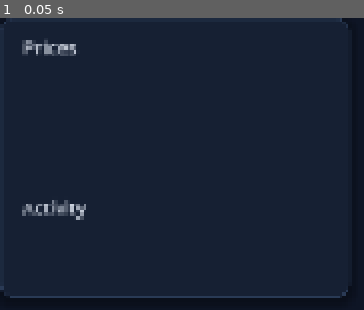
Above: before the commit, frame 1.
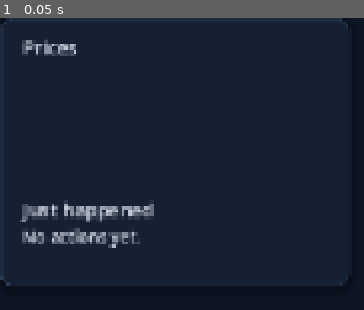
Above: after the commit, the same moment.

Repository: gutiefive/market-dominion
Game: Godot game, scene res://scenes/components/price_panel.tscn
Same seed, same stepped clock (60 frames per second), same inputs: the game is played once before the commit and once after it. This scene is started directly instead of the project's main scene.
Inputs:
- Up to frame 1 (0.05 s): no input

The runs differ from the first frame. In frame 1, 3.3% of the frame differs, in the area x 0-96%, y 62-96%.

Commit message:
Show the last actions, flash price and cash changes, and rank the table when the match ends.
Co-authored-by: gutiefive <gutiefive@gmail.com>

Diff:
--- a/client/project.godot
+++ b/client/project.godot
@@ -8,7 +8,7 @@
 
 config/name="Market Dominion"
 config/description="Fictional district-and-market strategy game. No real-money trading."
-config/version="0.18.0"
+config/version="0.19.0"
 run/main_scene="res://scenes/main.tscn"
 config/features=PackedStringArray("4.7", "GL Compatibility")
 config/icon="res://icon.svg"
--- /dev/null
+++ b/client/scenes/components/action_feed.tscn
@@ -0,0 +1,53 @@
+[gd_scene load_steps=2 format=3]
+
+[ext_resource type="Script" path="res://scripts/ui/action_feed.gd" id="1_feed"]
+
+[node name="ActionFeed" type="VBoxContainer"]
+theme_override_constants/separation = 2
+script = ExtResource("1_feed")
+
+[node name="Heading" type="Label" parent="."]
+layout_mode = 2
+theme_override_font_sizes/font_size = 15
+text = "Just happened"
+
+[node name="Line1" type="Label" parent="."]
+unique_name_in_owner = true
+layout_mode = 2
+theme_override_font_sizes/font_size = 13
+text = "No actions yet."
+clip_text = true
+text_overrun_behavior = 3
+
+[node name="Line2" type="Label" parent="."]
+unique_name_in_owner = true
+visible = false
+layout_mode = 2
+theme_override_font_sizes/font_size = 13
+clip_text = true
+text_overrun_behavior = 3
+
+[node name="Line3" type="Label" parent="."]
+unique_name_in_owner = true
+visible = false
+layout_mode = 2
+theme_override_font_sizes/font_size = 13
+clip_text = true
+text_overrun_behavior = 3
+
+[node name="Line4" type="Label" parent="."]
+unique_name_in_owner = true
+visible = false
+layout_mode = 2
+theme_override_font_sizes/font_size = 13
+clip_text = true
+text_overrun_behavior = 3
+
+[node name="Footer" type="Label" parent="."]
+unique_name_in_owner = true
+layout_mode = 2
+theme_type_variation = &"MutedLabel"
+theme_override_font_sizes/font_size = 12
+text = ""
+clip_text = true
+text_overrun_behavior = 3
--- a/client/scenes/components/price_panel.tscn
+++ b/client/scenes/components/price_panel.tscn
@@ -1,7 +1,8 @@
-[gd_scene load_steps=3 format=3]
+[gd_scene load_steps=4 format=3]
 
 [ext_resource type="Script" path="res://scripts/ui/price_panel.gd" id="1_panel"]
 [ext_resource type="Script" path="res://scripts/ui/market_watch.gd" id="2_watch"]
+[ext_resource type="PackedScene" path="res://scenes/components/action_feed.tscn" id="3_feed"]
 
 [node name="PricePanel" type="PanelContainer"]
 custom_minimum_size = Vector2(280, 0)
@@ -38,17 +39,7 @@
 theme_override_constants/separation = 6
 script = ExtResource("2_watch")
 
-[node name="ActivityHeading" type="Label" parent="Margin/Column"]
-layout_mode = 2
-theme_override_font_sizes/font_size = 14
-text = "Activity"
-
-[node name="Activity" type="RichTextLabel" parent="Margin/Column"]
+[node name="Feed" parent="Margin/Column" instance=ExtResource("3_feed")]
 unique_name_in_owner = true
-custom_minimum_size = Vector2(0, 44)
 layout_mode = 2
 size_flags_vertical = 0
-bbcode_enabled = true
-fit_content = false
-scroll_active = true
-theme_override_font_sizes/normal_font_size = 13
--- /dev/null
+++ b/client/scenes/components/standings_panel.tscn
@@ -0,0 +1,84 @@
+[gd_scene load_steps=2 format=3]
+
+[ext_resource type="Script" path="res://scripts/ui/standings_panel.gd" id="1_panel"]
+
+[node name="Standings" type="Control"]
+layout_mode = 3
+anchors_preset = 15
+anchor_right = 1.0
+anchor_bottom = 1.0
+grow_horizontal = 2
+grow_vertical = 2
+mouse_filter = 0
+script = ExtResource("1_panel")
+
+[node name="Dim" type="ColorRect" parent="."]
+layout_mode = 1
+anchors_preset = 15
+anchor_right = 1.0
+anchor_bottom = 1.0
+grow_horizontal = 2
+grow_vertical = 2
+mouse_filter = 0
+color = Color(0.04, 0.06, 0.1, 0.72)
+
+[node name="Center" type="CenterContainer" parent="."]
+layout_mode = 1
+anchors_preset = 15
+anchor_right = 1.0
+anchor_bottom = 1.0
+grow_horizontal = 2
+grow_vertical = 2
+mouse_filter = 2
+
+[node name="Card" type="PanelContainer" parent="Center"]
+custom_minimum_size = Vector2(560, 0)
+layout_mode = 2
+theme_type_variation = &"TableCard"
+
+[node name="Margin" type="MarginContainer" parent="Center/Card"]
+layout_mode = 2
+theme_override_constants/margin_left = 16
+theme_override_constants/margin_top = 14
+theme_override_constants/margin_right = 16
+theme_override_constants/margin_bottom = 14
+
+[node name="Body" type="VBoxContainer" parent="Center/Card/Margin"]
+layout_mode = 2
+theme_override_constants/separation = 10
+
+[node name="Title" type="Label" parent="Center/Card/Margin/Body"]
+layout_mode = 2
+theme_override_font_sizes/font_size = 22
+text = "Standings"
+
+[node name="Winner" type="Label" parent="Center/Card/Margin/Body"]
+unique_name_in_owner = true
+layout_mode = 2
+theme_override_colors/font_color = Color(0.176471, 0.831373, 0.74902, 1)
+theme_override_font_sizes/font_size = 16
+text = "The match is over."
+autowrap_mode = 2
+
+[node name="List" type="VBoxContainer" parent="Center/Card/Margin/Body"]
+unique_name_in_owner = true
+layout_mode = 2
+theme_override_constants/separation = 8
+
+[node name="Actions" type="HBoxContainer" parent="Center/Card/Margin/Body"]
+layout_mode = 2
+theme_override_constants/separation = 8
+
+[node name="Again" type="Button" parent="Center/Card/Margin/Body/Actions"]
+unique_name_in_owner = true
+layout_mode = 2
+size_flags_horizontal = 3
+theme_type_variation = &"PrimaryButton"
+text = "Play again"
+
+[node name="Lobby" type="Button" parent="Center/Card/Margin/Body/Actions"]
+unique_name_in_owner = true
+layout_mode = 2
+size_flags_horizontal = 3
+theme_type_variation = &"GhostButton"
+text = "Back to lobby"
--- /dev/null
+++ b/client/scripts/ui/action_feed.gd
@@ -0,0 +1,125 @@
+extends VBoxContainer
+class_name ActionFeed
+
+## Last few table events, newest first. The match log is not rewritten.
+
+var _slots: Array[Label] = []
+var _footer: Label
+
+
+func _ready() -> void:
+	_bind()
+
+
+func _bind() -> void:
+	if not _slots.is_empty():
+		return
+	for index in range(1, 5):
+		_slots.append(get_node("%Line" + str(index)) as Label)
+	_footer = get_node("%Footer") as Label
+
+
+func show_events(events: PackedStringArray, footer: String) -> void:
+	_bind()
+	var shown := PackedStringArray()
+	if events.is_empty():
+		shown.append("No actions yet.")
+	else:
+		var count := mini(4, events.size())
+		for index in count:
+			shown.append(events[index])
+	for index in _slots.size():
+		var label := _slots[index]
+		if index < shown.size():
+			label.visible = true
+			label.text = shown[index]
+			var color := Color("fbbf24") if index == 0 and not events.is_empty() else Color("93a0b8")
+			label.add_theme_color_override("font_color", color)
+		else:
+			label.visible = false
+			label.text = ""
+	_footer.text = footer
+
+
+static func shorten(line: String) -> String:
+	var text := line.strip_edges()
+	if text.begins_with("Round event:"):
+		var body := text.trim_prefix("Round event:").strip_edges()
+		var dot := body.find(". ")
+		if dot >= 0:
+			body = body.substr(dot + 2)
+		body = body.replace(". BYTE is $", " · BYTE $")
+		body = body.trim_suffix(".")
+		return "Round resolved: %s" % body
+	if text.ends_with(" passed a market action."):
+		return "%s passed the market" % _actor(text)
+	if " bought 1 BYTE for $" in text:
+		return "%s bought 1 BYTE @ $%s" % [_actor(text), _money(text)]
+	if " sold 1 BYTE for $" in text:
+		return "%s sold 1 BYTE @ $%s" % [_actor(text), _money(text)]
+	if " bought 1 " in text and " share for $" in text:
+		return "%s bought 1 %s @ $%s" % [_actor(text), _mark(_between(text, " bought 1 ", " share for $")), _money(text)]
+	if " sold 1 " in text and " share for $" in text:
+		return "%s sold 1 %s @ $%s" % [_actor(text), _mark(_between(text, " sold 1 ", " share for $")), _money(text)]
+	if " drew from the bag." in text:
+		return "%s drew a tile" % _actor(text)
+	if " drew nothing." in text:
+		return "%s drew nothing" % _actor(text)
+	if " has no tile to place." in text:
+		return "%s skipped placement" % _actor(text)
+	if " wins with $" in text:
+		return "%s wins · $%s" % [_actor(text), _money(text)]
+	if " founded " in text:
+		return "%s founded %s" % [_actor(text), _mark(_between(text, " founded ", " on "))]
+	if " and grew " in text:
+		var grown := _mark(_between(text, " and grew ", " to size "))
+		var size := _between(text, " to size ", ".")
+		var price := _money(text) if "Share price is $" in text else ""
+		if price == "":
+			return "%s grew %s to size %s" % [_actor(text), grown, size]
+		return "%s grew %s to size %s · $%s" % [_actor(text), grown, size, price]
+	if " placed " in text:
+		return "%s placed %s" % [_actor(text), _between(text, " placed ", ".")]
+	if text.begins_with("Final round"):
+		return "Final round"
+	return text.trim_suffix(".")
+
+
+static func _actor(text: String) -> String:
+	var space := text.find(" ")
+	if space < 0:
+		return text
+	return text.substr(0, space)
+
+
+static func _between(text: String, start: String, end: String) -> String:
+	var from := text.find(start)
+	if from < 0:
+		return ""
+	from += start.length()
+	var to := text.find(end, from)
+	if to < 0:
+		return text.substr(from).trim_suffix(".")
+	return text.substr(from, to - from)
+
+
+static func _money(text: String) -> String:
+	var mark := text.rfind("$")
+	if mark < 0:
+		return ""
+	var tail := text.substr(mark + 1)
+	var digits := ""
+	for index in tail.length():
+		var ch := tail.substr(index, 1)
+		if ch < "0" or ch > "9":
+			break
+		digits += ch
+	return digits
+
+
+static func _mark(company_name: String) -> String:
+	var cleaned := company_name.strip_edges()
+	for corp_id in BoardGrid.NAMES.keys():
+		if str(BoardGrid.NAMES[corp_id]) == cleaned:
+			return str(BoardGrid.MARKS[corp_id])
+	return cleaned
--- a/client/scripts/ui/market_watch.gd
+++ b/client/scripts/ui/market_watch.gd
@@ -2,6 +2,8 @@
 class_name MarketWatch
 
 ## Right-hand watchlist. Price, sentiment, size, and bank shares are text, not color alone.
+
+var _cards: Dictionary = {}
 
 const _ACCENTS := {
 	"BYTE": Color("7dd3fc"),
@@ -18,6 +20,7 @@
 
 
 func show_rows(rows: Array) -> void:
+	_cards.clear()
 	for child in get_children():
 		child.queue_free()
 	if rows.is_empty():
@@ -51,6 +54,29 @@
 			str(info["sentiment"]), int(info["size"]), int(info["bank"]), int(info["yours"])
 		], Palette.MUTED, 12))
 	add_child(panel)
+	if mark != "":
+		_cards[mark] = panel
+
+
+func flash(mark: String) -> void:
+	var panel: PanelContainer = _cards.get(mark)
+	if panel == null or Palette.reduced_motion:
+		return
+	var base := panel.get_theme_stylebox("panel")
+	var saved: StyleBox = base.duplicate() if base != null else null
+	if saved is StyleBoxFlat:
+		var hot := (saved as StyleBoxFlat).duplicate() as StyleBoxFlat
+		hot.bg_color = Color("3a2a12")
+		hot.border_color = Color("fbbf24")
+		panel.add_theme_stylebox_override("panel", hot)
+	panel.modulate = Color(1.35, 1.22, 0.7)
+	var tween := panel.create_tween()
+	tween.tween_interval(0.32)
+	tween.tween_property(panel, "modulate", Color.WHITE, 0.4)
+	tween.tween_callback(func() -> void:
+		if is_instance_valid(panel) and saved != null:
+			panel.add_theme_stylebox_override("panel", saved)
+	)
 
 
 func _card_style(accent: Color, active: bool) -> StyleBoxFlat:
--- a/client/scripts/ui/match_screen.gd
+++ b/client/scripts/ui/match_screen.gd
@@ -38,7 +38,13 @@
 var _error: Label
 var _online: OnlineTable
 var _side: PanelContainer
-var _side_text: RichTextLabel
+var _feed: ActionFeed
+var _standings: StandingsPanel
+var _seen_ready := false
+var _seen_cash: Dictionary = {}
+var _seen_book: Dictionary = {}
+var _seen_price: Dictionary = {}
+var _seen_log := 0
 var _scroll: ScrollContainer
 var _merger_layer: Control
 var _merger_copy: Label
@@ -137,6 +143,11 @@
 	add_child(_error_layer)
 	_rules = RulesPanel.new()
 	add_child(_rules)
+	_standings = preload("res://scenes/components/standings_panel.tscn").instantiate() as StandingsPanel
+	_standings.visible = false
+	add_child(_standings)
+	_standings.play_again_pressed.connect(_on_deal_pressed)
+	_standings.lobby_pressed.connect(_show_setup)
 
 	var root := VBoxContainer.new()
 	root.add_theme_constant_override("separation", 6)
@@ -346,8 +357,7 @@
 	prices.grab()
 	_side = prices
 	_watch = prices.watch
-	_side_text = prices.activity
-	Palette.remember(_side_text, 13)
+	_feed = prices.feed
 	return panel
 
 
@@ -472,6 +482,9 @@
 	_computer_note = ""
 	_status.text = "No table open. The deal stays on this device."
 	_status.visible = true
+	_seen_ready = false
+	if _standings != null:
+		_standings.visible = false
 	_sync_dock()
 	if _merger_layer != null:
 		_merger_layer.visible = false
@@ -565,6 +578,9 @@
 func _begin_match(table: OfflineMatch) -> void:
 	_match = table
 	_selected = ""
+	_seen_ready = false
+	if _standings != null:
+		_standings.visible = false
 	_setup.visible = false
 	_play.visible = false
 	_order.visible = true
@@ -747,7 +763,9 @@
 		_status.text = "Final round. " + _status.text
 	_fill_chrome(player)
 	_fill_watch(player)
-	_side_text.text = _activity_bbcode()
+	_show_feed()
+	_sync_change_feedback()
+	_show_standings()
 	_refresh_event()
 	_refresh_score()
 	_sync_merger_modal()
@@ -842,7 +860,7 @@
 	for child in _hand_row.get_children():
 		child.queue_free()
 	if _match.phase == "completed":
-		_hand_row.add_child(_label("The match is over. The ledger above is the final score.", 14, MUTED))
+		_hand_row.add_child(_label("The match is over. Standings show cash, portfolio, and net.", 14, MUTED))
 		return
 	if _viewing_bot():
 		_hand_row.add_child(_label("%s is a computer (%s). %d tiles stay hidden. This seat does not use the device." % [str(_match.active_player()["display_name"]), BotPolicy.difficulty_label(), hand.size()], 14, MUTED))
@@ -944,6 +962,116 @@
 func _pass_market() -> void:
 	if _match != null:
 		_apply(_match.pass_market())
+
+
+func _show_feed() -> void:
+	if _feed == null or _match == null:
+		return
+	var events := PackedStringArray()
+	var start := maxi(0, _match.log.size() - 4)
+	for index in range(_match.log.size() - 1, start - 1, -1):
+		events.append(ActionFeed.shorten(str(_match.log[index])))
+	var round_note := "final" if _match.final_round else str(_match.round_number)
+	_feed.show_events(events, "Round %s · bag %d · seed %d" % [round_note, _match.bag.size(), _match.seed])
+
+
+func _sync_change_feedback() -> void:
+	if _match == null:
+		return
+	var prices := _price_snapshot()
+	var round_hit := false
+	if _seen_ready:
+		for index in range(_seen_log, _match.log.size()):
+			var line := str(_match.log[index])
+			if line.begins_with("Round event:"):
+				round_hit = true
+			for mark in _marks_in_line(line):
+				if _watch != null:
+					_watch.flash(mark)
+		for player in _match.players:
+			var seat_id := str(player["id"])
+			var cash := int(player["cash"])
+			var book := _book_line(player)
+			var changed := int(_seen_cash.get(seat_id, cash)) != cash or str(_seen_book.get(seat_id, book)) != book
+			if (changed or round_hit) and _seats != null:
+				_seats.pulse(str(player["display_name"]))
+		for mark in prices.keys():
+			var before := int(_seen_price[mark]) if _seen_price.has(mark) else -1
+			if before != int(prices[mark]) and _watch != null:
+				_watch.flash(mark)
+	_seen_cash.clear()
+	_seen_book.clear()
+	_seen_price = prices
+	for player in _match.players:
+		var seat_id := str(player["id"])
+		_seen_cash[seat_id] = int(player["cash"])
+		_seen_book[seat_id] = _book_line(player)
+	_seen_log = _match.log.size()
+	_seen_ready = true
+
+
+func _price_snapshot() -> Dictionary:
+	var prices := {"BYTE": _match.byte_price}
+	for corp in _match.corporations:
+		prices[str(BoardGrid.MARKS.get(corp["id"], ""))] = int(corp["share_price"])
+	return prices
+
+
+func _marks_in_line(line: String) -> PackedStringArray:
+	var marks := PackedStringArray()
+	var trade := " bought " in line or " sold " in line or " grew " in line or " founded " in line
+	if not trade:
+		return marks
+	if " BYTE " in line:
+		marks.append("BYTE")
+	for corp_id in BoardGrid.NAMES.keys():
+		if str(BoardGrid.NAMES[corp_id]) in line:
+			marks.append(str(BoardGrid.MARKS[corp_id]))
+	return marks
+
+
+func _show_standings() -> void:
+	if _standings == null or _match == null:
+		return
+	var open := _match.phase == "completed" and not _match.ranking.is_empty()
+	_standings.visible = open
+	if not open:
+		return
+	var rows: Array = []
+	var rank := 1
+	for player_id in _match.ranking:
+		var row := _ledger_row(str(player_id))
+		if row.is_empty():
+			continue
+		var book_bits: PackedStringArray = []
+		for holding in row["holdings"]:
+			book_bits.append("%s %d × $%d" % [str(holding["name"]), int(holding["count"]), int(holding["price"])])
+		if int(row["byte_count"]) > 0:
+			book_bits.append("BYTE %d × $%d" % [int(row["byte_count"]), _match.byte_price])
+		rows.append({
+			"rank": rank,
+			"name": str(row["display_name"]),
+			"role": _standing_role(str(row["id"])),
+			"cash": int(row["cash"]),
+			"portfolio": int(row["share_value"]) + int(row["byte_value"]),
+			"net": int(row["net_worth"]),
+			"book": " · ".join(book_bits),
+		})
+		rank += 1
+	_standings.present(_winner_line(), rows)
+	_standings.move_to_front()
+
+
+func _standing_role(player_id: String) -> String:
+	for player in _match.players:
+		if str(player["id"]) != player_id:
+			continue
+		if bool(player.get("bot", false)):
+			return "computer · %s" % BotPolicy.difficulty_label()
+		if _solo():
+			return "you"
+		return "player"
+	return "player"
 
 
 func _activity_bbcode() -> String:
@@ -1290,8 +1418,8 @@
 func _refresh_score() -> void:
 	for child in _score_box.get_children():
 		child.queue_free()
-	_score_card.visible = _match.phase == "completed" and not _match.ranking.is_empty()
-	if not _score_card.visible:
+	_score_card.visible = false
+	if _match.phase != "completed" or _match.ranking.is_empty():
 		return
 	_score_box.add_child(_label("Final ledger", 20, TEXT))
 	var place_number := 1
@@ -1846,6 +1974,36 @@
 	_refresh()
 
 
+func _shot_trade() -> void:
+	_shot_pull("A1")
+	_match.place("A1")
+	_shot_pass_market()
+	_shot_pull("E9")
+	_match.place("E9")
+	_shot_pass_market()
+	_shot_pull("A2")
+	_match.place("A2")
+	_match.choose_founder("nova_ai")
+	_concealed = false
+	_refresh()
+	if _event_layer != null and _event_layer.visible:
+		_dismiss_event()
+	_apply(_match.buy_share("nova_ai"))
+
+
+func _shot_resolve() -> void:
+	_shot_pull("A1")
+	_match.place("A1")
+	_shot_pass_market()
+	_shot_pull("E9")
+	_match.place("E9")
+	_shot_pass_market()
+	_concealed = false
+	_refresh()
+	if _event_layer != null:
+		_event_layer.visible = false
+
+
 func _shot_score() -> void:
 	_match.players[0]["cash"] = 9000
 	for player in _match.players:
@@ -1858,12 +2016,9 @@
 		var cell := str(_match.bag[0])
 		_match.bag.remove_at(0)
 		_match.occupied[cell] = true
-	_match.pass_turn()
-	_pass_market()
-	_pass_market()
-	_match.pass_turn()
-	_pass_market()
-	_pass_market()
+	for _seat in _match.players.size():
+		_match.pass_turn()
+		_shot_pass_market()
 	_concealed = false
 	_refresh()
 
@@ -1887,8 +2042,8 @@
 		_seat_checks[2].button_pressed = true
 		_sync_seat_mode()
 		_show_setup()
-	elif phase == "bots" or phase == "preview":
-		BotPolicy.set_difficulty("normal")
+	elif phase == "bots" or phase == "preview" or phase == "standings":
+		BotPolicy.set_difficulty("hard" if phase == "standings" else "normal")
 		var created = OfflineMatch.create(7710, ["Rowan", "Ada", "Bo"], ["Ada", "Bo"])
 		if created == null:
 			push_error("screenshot deal failed")
@@ -1922,8 +2077,12 @@
 		_shot_founder()
 	elif phase == "event":
 		_shot_event()
-	elif phase == "score":
+	elif phase == "score" or phase == "standings":
 		_shot_score()
+	elif phase == "resolve":
+		_shot_resolve()
+	elif phase == "trade":
+		_shot_trade()
 	elif phase == "rules":
 		_rules.show_panel()
 	elif phase == "confirm":
--- a/client/scripts/ui/opponent_chip.gd
+++ b/client/scripts/ui/opponent_chip.gd
@@ -7,6 +7,7 @@
 var cash_label: Label
 var meta_label: Label
 var book_label: Label
+var seat_name := ""
 
 
 func show_seat(seat_name: String, meta: String, cash: String, book: String, acting: bool, tone: String) -> void:
@@ -15,6 +16,7 @@
 		cash_label = get_node("%Cash") as Label
 		meta_label = get_node("%Meta") as Label
 		book_label = get_node("%Book") as Label
+	self.seat_name = seat_name
 	name_label.text = seat_name
 	cash_label.text = cash
 	meta_label.text = meta
@@ -28,6 +30,21 @@
 		remove_theme_stylebox_override("panel")
 		name_label.add_theme_color_override("font_color", Color("e8eef9"))
 	theme_type_variation = "TableCard"
+
+
+func pulse() -> void:
+	if Palette.reduced_motion or cash_label == null:
+		return
+	modulate = Color(1.4, 1.25, 0.75)
+	var tween := create_tween()
+	tween.tween_property(self, "modulate", Color.WHITE, 0.45)
+	cash_label.add_theme_color_override("font_color", Color("fbbf24"))
+	var cash_tween := create_tween()
+	cash_tween.tween_interval(0.45)
+	cash_tween.tween_callback(func() -> void:
+		if is_instance_valid(cash_label):
+			cash_label.add_theme_color_override("font_color", Color("2dd4bf"))
+	)
 
 
 func _accent(tone: String) -> Color:
--- a/client/scripts/ui/price_panel.gd
+++ b/client/scripts/ui/price_panel.gd
@@ -1,10 +1,10 @@
 extends PanelContainer
 class_name PricePanel
 
-## Share and BYTE prices, then the short activity log.
+## Share and BYTE prices, then the last few actions.
 
 var watch: MarketWatch
-var activity: RichTextLabel
+var feed: ActionFeed
 
 
 func _ready() -> void:
@@ -16,6 +16,6 @@
 	if watch != null:
 		return
 	watch = get_node("%Watch") as MarketWatch
-	activity = get_node("%Activity") as RichTextLabel
+	feed = get_node("%Feed") as ActionFeed
 	custom_minimum_size = Vector2(280, 0)
 	size_flags_vertical = Control.SIZE_EXPAND_FILL
--- a/client/scripts/ui/seat_bar.gd
+++ b/client/scripts/ui/seat_bar.gd
@@ -28,6 +28,15 @@
 	who_label = get_node("%Who") as Label
 	detail_label = get_node("%Detail") as Label
 	banner = get_node("%Banner") as PanelContainer
+
+
+func pulse(seat_name: String) -> void:
+	grab()
+	for child in opponents.get_children():
+		if child.is_queued_for_deletion():
+			continue
+		if child is OpponentChip and (child as OpponentChip).seat_name == seat_name:
+			(child as OpponentChip).pulse()
 
 
 func show_turn(step: String, who: String, detail: String, tone: String) -> void:
--- /dev/null
+++ b/client/scripts/ui/standings_panel.gd
@@ -0,0 +1,98 @@
+extends Control
+class_name StandingsPanel
+
+## End-of-match ranks. The table decides what Play again and the lobby do.
+
+signal play_again_pressed
+signal lobby_pressed
+
+var winner_label: Label
+var list: VBoxContainer
+var again_button: Button
+var lobby_button: Button
+
+
+func _ready() -> void:
+	grab()
+	if again_button != null and not again_button.pressed.is_connected(_emit_again):
+		again_button.pressed.connect(_emit_again)
+	if lobby_button != null and not lobby_button.pressed.is_connected(_emit_lobby):
+		lobby_button.pressed.connect(_emit_lobby)
+
+
+func grab() -> void:
+	if winner_label != null:
+		return
+	winner_label = get_node("%Winner") as Label
+	list = get_node("%List") as VBoxContainer
+	again_button = get_node("%Again") as Button
+	lobby_button = get_node("%Lobby") as Button
+
+
+func present(winner: String, rows: Array) -> void:
+	grab()
+	visible = true
+	winner_label.text = winner
+	for child in list.get_children():
+		child.queue_free()
+	for row in rows:
+		list.add_child(_row(row))
+
+
+func _emit_again() -> void:
+	play_again_pressed.emit()
+
+
+func _emit_lobby() -> void:
+	lobby_pressed.emit()
+
+
+func _row(info: Dictionary) -> PanelContainer:
+	var rank := int(info["rank"])
+	var panel := PanelContainer.new()
+	panel.theme_type_variation = "TableCard"
+	panel.size_flags_horizontal = Control.SIZE_EXPAND_FILL
+	if rank == 1:
+		panel.add_theme_stylebox_override("panel", _winner_style())
+	var box := VBoxContainer.new()
+	box.add_theme_constant_override("separation", 2)
+	panel.add_child(box)
+	var title := Label.new()
+	title.text = "%d   %s" % [rank, str(info["name"])]
+	title.add_theme_font_size_override("font_size", 18)
+	title.add_theme_color_override("font_color", Color("fbbf24") if rank == 1 else Color("e8eef9"))
+	box.add_child(title)
+	var role := Label.new()
+	role.text = str(info["role"])
+	role.add_theme_font_size_override("font_size", 13)
+	role.add_theme_color_override("font_color", Color("93a0b8"))
+	box.add_child(role)
+	var money := Label.new()
+	money.text = "Cash $%d   ·   portfolio $%d   ·   net $%d" % [
+		int(info["cash"]), int(info["portfolio"]), int(info["net"])
+	]
+	money.add_theme_font_size_override("font_size", 14)
+	money.add_theme_color_override("font_color", Color("e8eef9"))
+	box.add_child(money)
+	var book := str(info.get("book", ""))
+	if book != "":
+		var holdings := Label.new()
+		holdings.text = book
+		holdings.add_theme_font_size_override("font_size", 13)
+		holdings.add_theme_color_override("font_color", Color("93a0b8"))
+		box.add_child(holdings)
+	return panel
+
+
+func _winner_style() -> StyleBoxFlat:
+	var box := StyleBoxFlat.new()
+	box.bg_color = Color("142033")
+	box.border_color = Color("2dd4bf")
+	box.set_border_width_all(1)
+	box.border_width_left = 4
+	box.set_corner_radius_all(10)
+	box.content_margin_left = 10
+	box.content_margin_right = 10
+	box.content_margin_top = 8
+	box.content_margin_bottom = 8
+	return box
Not shown, added: client/scripts/ui/action_feed.gd.uid
Not shown, added: client/scripts/ui/standings_panel.gd.uid
Not shown, changed: ARCHITECTURE.md
Not shown, changed: CHANGELOG.md
